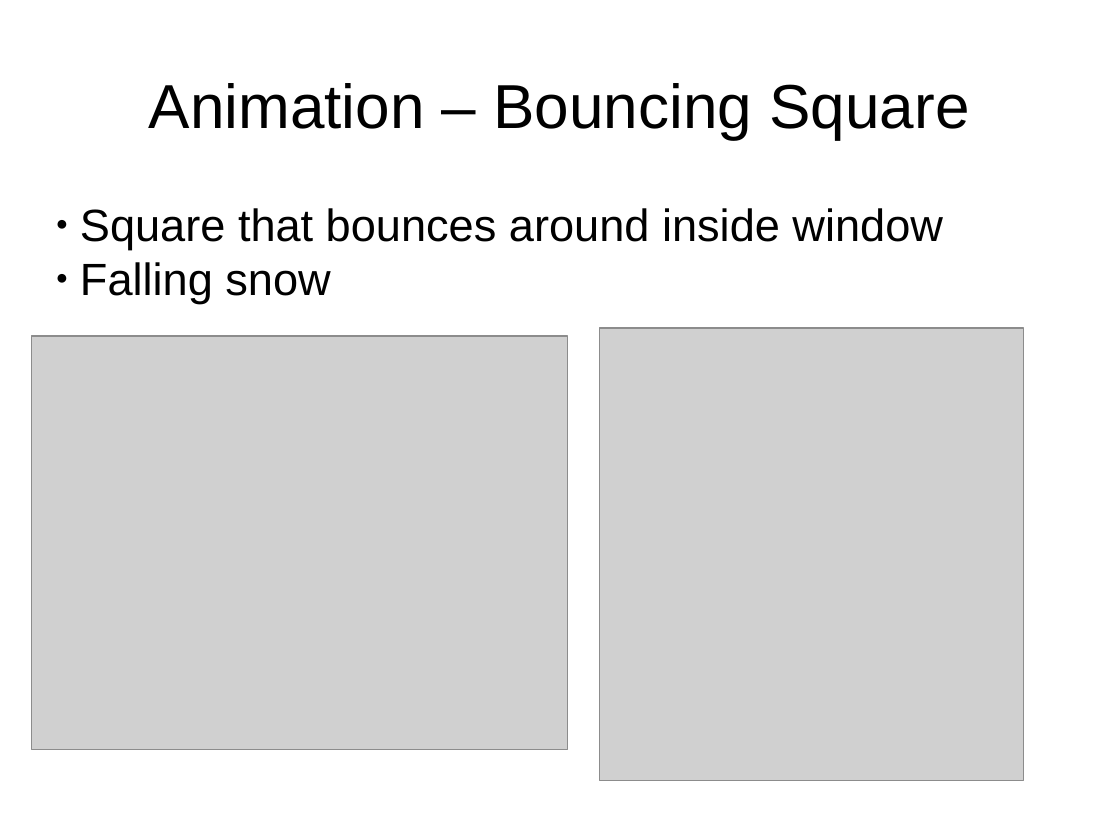
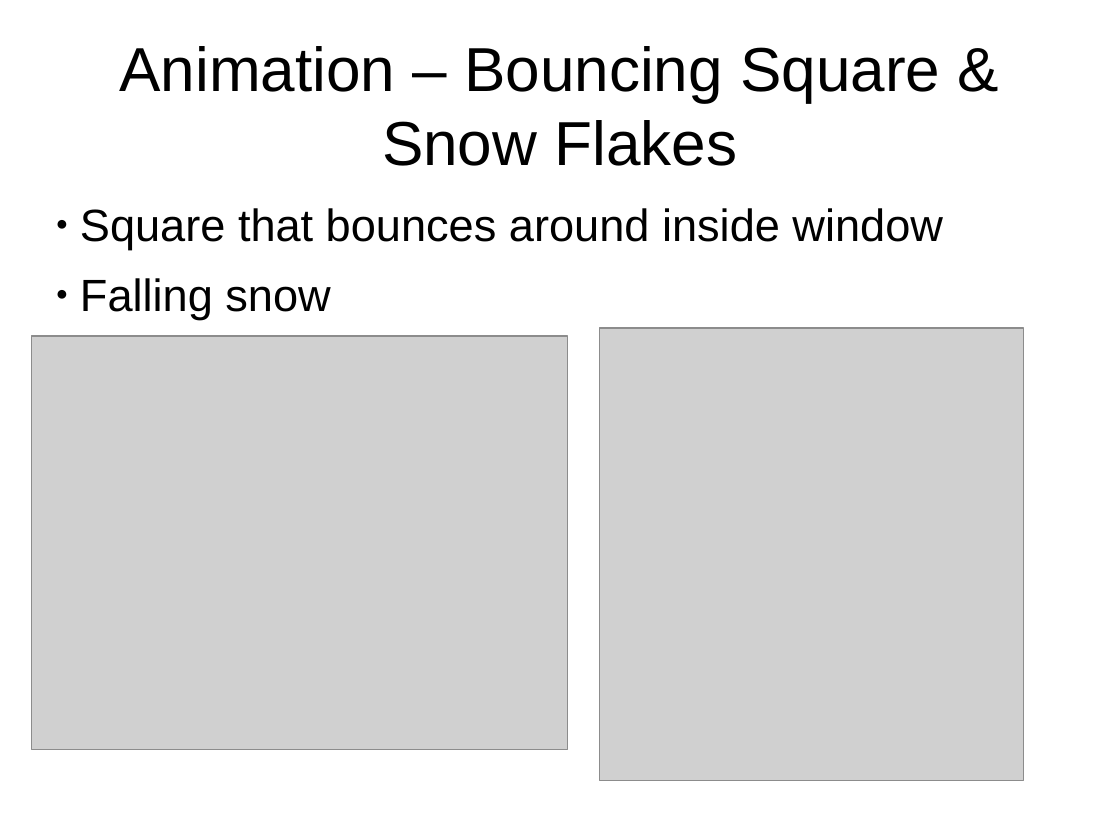
Before and after one commit to timzhood/python-rock, a slide deck: slide 1 of docs/bouncing_rectangle.odp. Drawn at 1120x840 pixels with LibreOffice and Linux fonts; fonts in the diff are those of the drawing; grey boxes stand for pictures. Boxes give left, top, right and bottom in pixels: in the first picture for what was removed or moved away, otherwise in the second. Text is boxed around its words. In the diff, an @@ line names an element or a change of style, - is before the commit and + after.

```diff
--- a/docs/bouncing_rectangle.odp
+++ b/docs/bouncing_rectangle.odp
@@ text at (x1=119, y1=46, x2=940, y2=166): text changed @@
-Animation – Bouncing Square
+Animation – Bouncing Square & Snow Flakes
@@ text "Square that bounces around inside ..." at (x1=80, y1=208, x2=943, y2=320): more space between paragraphs @@
```
Also in this commit, not shown: 5 other slides changed, 8 slides added, 4 other files.
